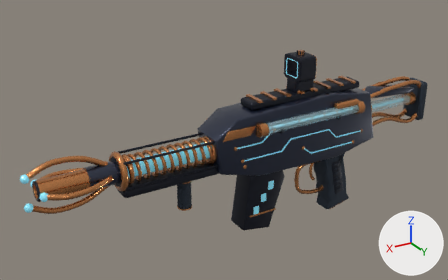
The glTF model assets/weapons/structural_v1/stormcoil.glb, before and after one commit.
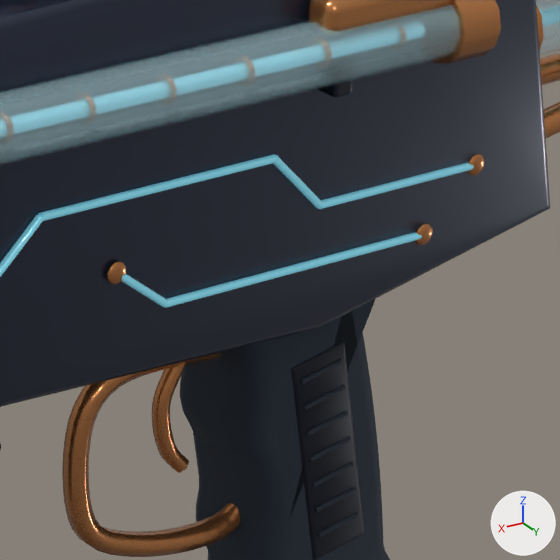
The first picture shows the older version from a camera (50 mm lens) standing at (2.64, 3.52, 2.1) and looking at (0.45, -0.14, 0.27). The close-ups show the older and then the newer version on the part from 63% to 84% of the width and 37% to 69% of the height of that picture. Only the edits that show in the close-ups are written down. The axes (+X, +Y, +Z) are drawn at lower right. The lights are the same throughout. Where no turn or scale is listed for an object, it has been applied to the vertices. Vertices at exactly the same position are counted once.

Objects in the first close-up: '01_Dawn_AR__body_Sculpt_coat', '01_Dawn_AR__body_Sculpt_frame', '01_Dawn_AR__body_Sculpt_glass', '01_Dawn_AR__body_Sculpt_glow', '01_Dawn_AR__body_Sculpt_grip', '01_Dawn_AR__body_Sculpt_metal', '01_Dawn_AR__bolt_Sculpt_metal', '01_Dawn_AR__stock_Sculpt_glass', '01_Dawn_AR__stock_Sculpt_metal'.
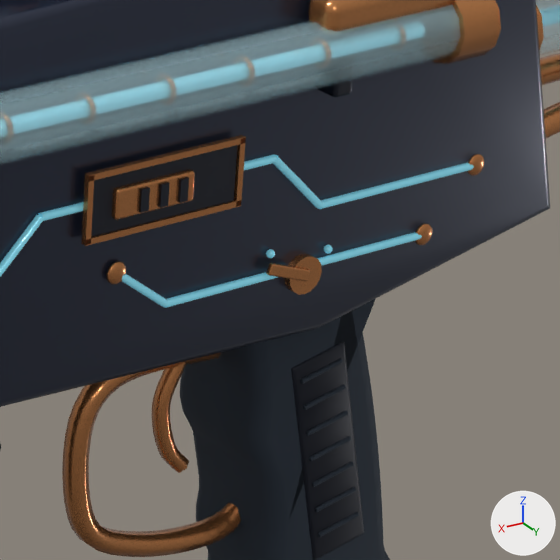
Where the change shows, as pixel boxes (x1, y1, x2, y2) in the close-ups (560 x 560 px):
'01_Dawn_AR__body_Sculpt_frame', reshaped: before (291, 80, 364, 560); after (91, 80, 364, 560)
'01_Dawn_AR__bolt_Sculpt_metal', reshaped: before (309, 0, 454, 31); after (112, 0, 454, 220)
'01_Dawn_AR__bolt_Sculpt_frame', added (black): after (139, 177, 189, 213)
part 1 of me_mesh_1, added (black): after (91, 145, 237, 237)
part 2 of me_mesh_2, added (orange): after (81, 200, 242, 246)
part 3 of me_mesh_2, added (orange): after (85, 135, 246, 182)
part 4 of me_mesh_2, added (orange): after (234, 138, 246, 207)
part 5 of me_mesh_2, added (orange): after (82, 174, 94, 245)
part 6 of me_mesh_2, added (orange): after (284, 254, 322, 295)
part 7 of me_mesh_2, added (orange): after (266, 263, 311, 281)
part 8 of me_mesh_15, added (orange): after (112, 169, 195, 220)

The change, as a diff of the scene's bpy script:
```diff
--- a/assets/weapons/structural_v1/stormcoil.glb.py
+++ b/assets/weapons/structural_v1/stormcoil.glb.py
@@ me_mesh_1 @@
 # used by ob_01_dawn_ar__body_sculpt_frame; location = (0.0, 0.0, 0.0)
-me_mesh_1.from_pydata(...)  # 1114 vertices, 2168 faces; spans x -0.67..1.89, y -0.17..0.17, z -0.35..0.61
+me_mesh_1.from_pydata(...)  # 1122 vertices, 2180 faces; spans x -0.67..1.89, y -0.17..0.17, z -0.35..0.61
+# me_mesh_1 part 1: a new loose piece, a box spanning x -0.25..-0.03, y 0.1505..0.1565, z 0.2525..0.3275, in mat_sculpt_frame (black #121725)
 me_mesh_1.materials.append(mat_sculpt_frame)
@@ me_mesh_2 @@
 # used by ob_01_dawn_ar__body_sculpt_metal; location = (0.0, 0.0, 0.0)
-me_mesh_2.from_pydata(...)  # 5066 vertices, 9772 faces; spans x -0.68..1.95, y -0.22..0.22, z -0.48..0.61
+me_mesh_2.from_pydata(...)  # 5340 vertices, 10260 faces; spans x -0.68..1.95, y -0.22..0.22, z -0.48..0.61
+# me_mesh_2 part 2: a new loose piece, a box spanning x -0.26..-0.02, y 0.1515..0.1595, z 0.244..0.252, in mat_sculpt_metal (orange #d08a52)
+# me_mesh_2 part 3: a new loose piece, a box spanning x -0.26..-0.02, y 0.1515..0.1595, z 0.328..0.336, in mat_sculpt_metal (orange #d08a52)
+# me_mesh_2 part 4: a new loose piece, a box spanning x -0.26..-0.252, y 0.1515..0.1595, z 0.245..0.335, in mat_sculpt_metal (orange #d08a52)
+# me_mesh_2 part 5: a new loose piece, a box spanning x -0.028..-0.02, y 0.1515..0.1595, z 0.245..0.335, in mat_sculpt_metal (orange #d08a52)
+# me_mesh_2 part 6: a new loose piece, a 16-sided cylinder along y spanning x -0.406..-0.354, y 0.141..0.153, z 0.094..0.146, in mat_sculpt_metal (orange #d08a52)
+# me_mesh_2 part 7: a new loose piece of 56 vertices spanning x -0.38..-0.32, y 0.15..0.16, z 0.11..0.15, in mat_sculpt_metal (orange #d08a52)
+# other edits to the shape of me_mesh_2 do not show in these pictures
 me_mesh_2.materials.append(mat_sculpt_metal)
@@ me_mesh_15 @@
 # used by ob_01_dawn_ar__bolt_sculpt_metal; location = (0.0, 0.0, 0.0)
-me_mesh_15.from_pydata(...)  # 152 vertices, 300 faces; spans x -0.57..-0.35, y 0.145..0.195, z 0.455..0.505
+me_mesh_15.from_pydata(...)  # 304 vertices, 600 faces; spans x -0.57..-0.06, y 0.145..0.195, z 0.27..0.505
+# me_mesh_15 part 8: a new loose piece of 152 vertices spanning x -0.18..-0.06, y 0.154..0.166, z 0.27..0.31, in mat_sculpt_metal (orange #d08a52)
 me_mesh_15.materials.append(mat_sculpt_metal)
@@ me_mesh_16_1 @@
+me_mesh_16_1.from_pydata(...)  # a box spanning x -0.166..-0.154, y 0.1635..0.1695, z 0.275..0.305; a box spanning x -0.136..-0.124, y 0.1635..0.1695, z 0.275..0.305; a box spanning x -0.106..-0.094, y 0.1635..0.1695, z 0.275..0.305
+me_mesh_16_1.materials.append(mat_sculpt_frame)  # black #121725
@@ ob_01_dawn_ar__bolt_sculpt_frame @@
+ob_01_dawn_ar__bolt_sculpt_frame = bpy.data.objects.new('01_Dawn_AR__bolt_Sculpt_frame', me_mesh_16_1)
+ob_01_dawn_ar__bolt_sculpt_frame.location = (0.0, 0.0, 0.0)
```
